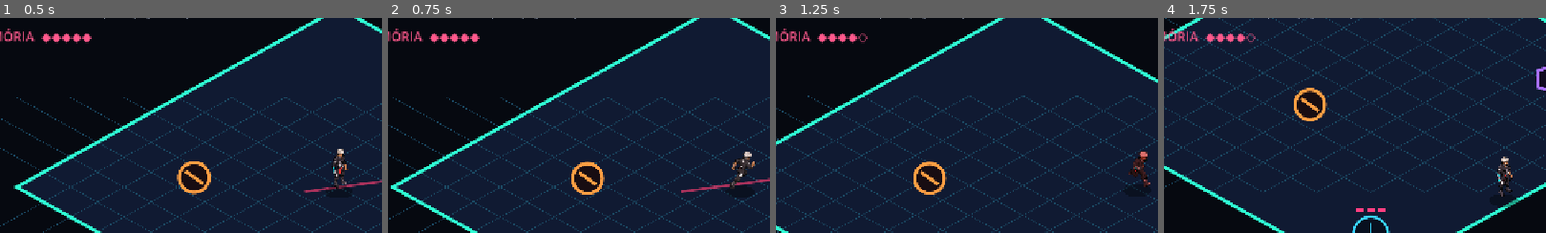
Above: before the commit, frames 1-4 (left to right).
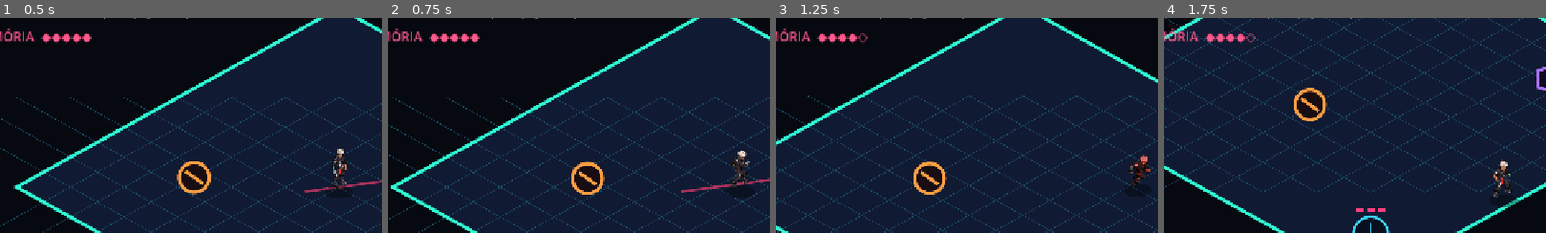
Above: after the commit, the same moments.

Repository: pvoliveira2002/divida-Fantasma
Game: Godot game, scene res://scenes/main.tscn
Same seed, same stepped clock (60 frames per second), same inputs: the game is played once before the commit and once after it.
Inputs (mouse positions are % of the whole screen's width and height, from its top left):
- Up to frame 1 (0.5 s): no input
- Up to frame 2 (0.75 s): tap Enter at 0.5 s; move the mouse to (72, 45) at 0.52 s; hold D (move_right) from 0.53 s (still down); tap R at 0.6 s; click (72, 45) at 0.67 s
- Up to frame 3 (1.25 s): keep holding D (move_right); tap Space at 0.77 s
- Up to frame 4 (1.75 s): move the mouse to (30, 55) at 1.27 s; release D (move_right) at 1.28 s; hold S (move_down) from 1.28 s (still down); tap Shift at 1.35 s; tap Space at 1.52 s
The pictures show only the part of the screen within x 6-56%, y 11-61%; the shares and areas given below are measured in that part.

Frame 1 is identical in both runs. In frame 2, 0.5% of the frame differs, in the area x 89-97%, y 61-80%; in frame 3, 0.5%; in frame 4, 0.5%, in the area x 86-92%, y 64-84%.

Commit message:
feat: integra animacao de ataque cibernetico

Diff:
--- a/scenes/player.tscn
+++ b/scenes/player.tscn
@@ -1,8 +1,9 @@
-[gd_scene load_steps=6 format=3]
+[gd_scene load_steps=7 format=3]
 
 [ext_resource type="Script" path="res://scripts/player.gd" id="1_player"]
 [ext_resource type="Texture2D" path="res://assets/characters/protagonist_01/directional_base_v1.png" id="2_idle"]
 [ext_resource type="Texture2D" path="res://assets/characters/protagonist_01/run_4dir_v1.png" id="3_run"]
+[ext_resource type="Texture2D" path="res://assets/characters/protagonist_01/attack_4dir_v1.png" id="4_attack"]
 
 [sub_resource type="CircleShape2D" id="Circle_player"]
 radius = 18.0
@@ -17,6 +18,7 @@
 script = ExtResource("1_player")
 idle_texture = ExtResource("2_idle")
 run_texture = ExtResource("3_run")
+attack_texture = ExtResource("4_attack")
 
 [node name="CollisionShape2D" type="CollisionShape2D" parent="."]
 shape = SubResource("Circle_player")
--- a/scripts/player.gd
+++ b/scripts/player.gd
@@ -21,6 +21,7 @@
 @export_category("Visual")
 @export var idle_texture: Texture2D
 @export var run_texture: Texture2D
+@export var attack_texture: Texture2D
 @export var run_animation_fps: float = 10.0
 @export var idle_breath_amount: float = 0.8
 @export var idle_breath_speed: float = 0.9
@@ -246,13 +247,17 @@
 
 
 func _update_character_visual(delta: float = 0.0) -> void:
-	var should_run := is_dodging or velocity.length_squared() > 400.0
+	var visual_is_attacking := attack_state != AttackState.READY
+	var should_run := not visual_is_attacking and (is_dodging or velocity.length_squared() > 400.0)
 	if should_run != visual_is_running:
 		visual_is_running = should_run
 		visual_animation_frame = 0
 		visual_animation_time = 0.0
 
-	character_visual.texture = run_texture if visual_is_running else idle_texture
+	if visual_is_attacking:
+		character_visual.texture = attack_texture
+	else:
+		character_visual.texture = run_texture if visual_is_running else idle_texture
 	if delta > 0.0 and visual_is_running:
 		visual_animation_time += delta
 		var frame_duration := 1.0 / maxf(run_animation_fps, 0.1)
@@ -268,7 +273,21 @@
 		direction_row = 0 if visual_horizontal_direction > 0 else 2
 	else:
 		direction_row = 1 if visual_horizontal_direction > 0 else 3
-	if visual_is_running:
+	if visual_is_attacking:
+		character_visual.hframes = 4
+		character_visual.vframes = 4
+		character_visual.scale = RUN_VISUAL_SCALE
+		var attack_frame := 0
+		match attack_state:
+			AttackState.WINDUP:
+				attack_frame = 0 if attack_time_left > windup_duration * 0.5 else 1
+			AttackState.ACTIVE:
+				attack_frame = 2
+			AttackState.RECOVERY:
+				attack_frame = 3
+		character_visual.frame = direction_row * 4 + attack_frame
+		character_visual.position = VISUAL_BASE_POSITION
+	elif visual_is_running:
 		character_visual.hframes = 4
 		character_visual.vframes = 4
 		character_visual.scale = RUN_VISUAL_SCALE
Binary file added: assets/characters/protagonist_01/attack_4dir_v1.png
Not shown, added: assets/characters/protagonist_01/attack_4dir_v1.png.import
Not shown, changed: STATUS_PROJETO.md
